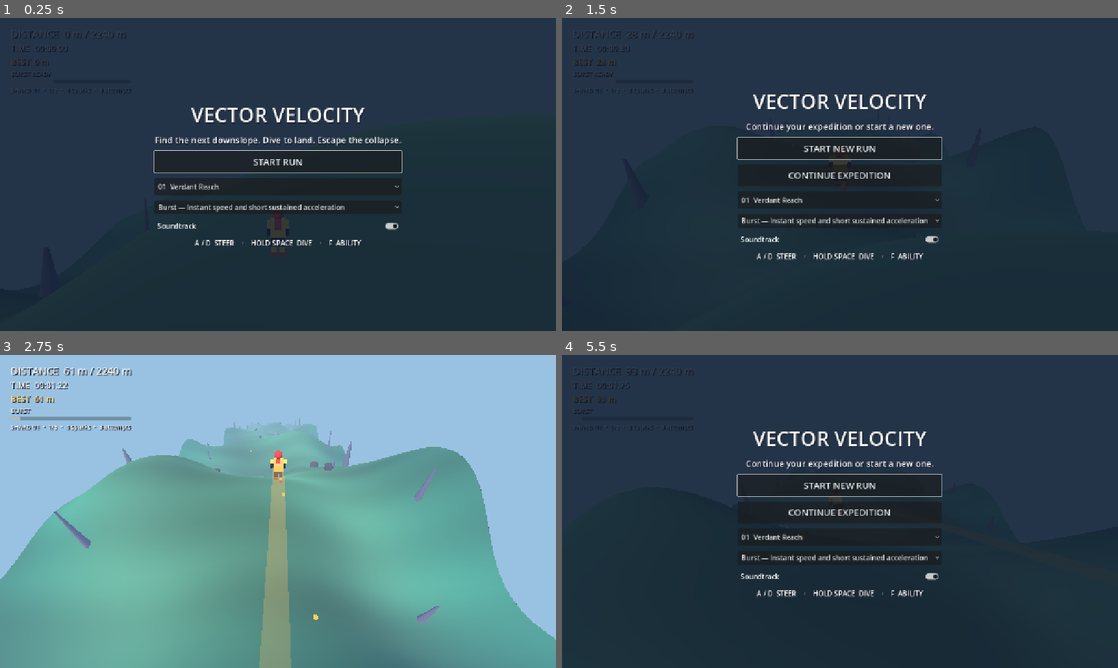
Above: before the commit, frames 1-4 (two rows, left to right).
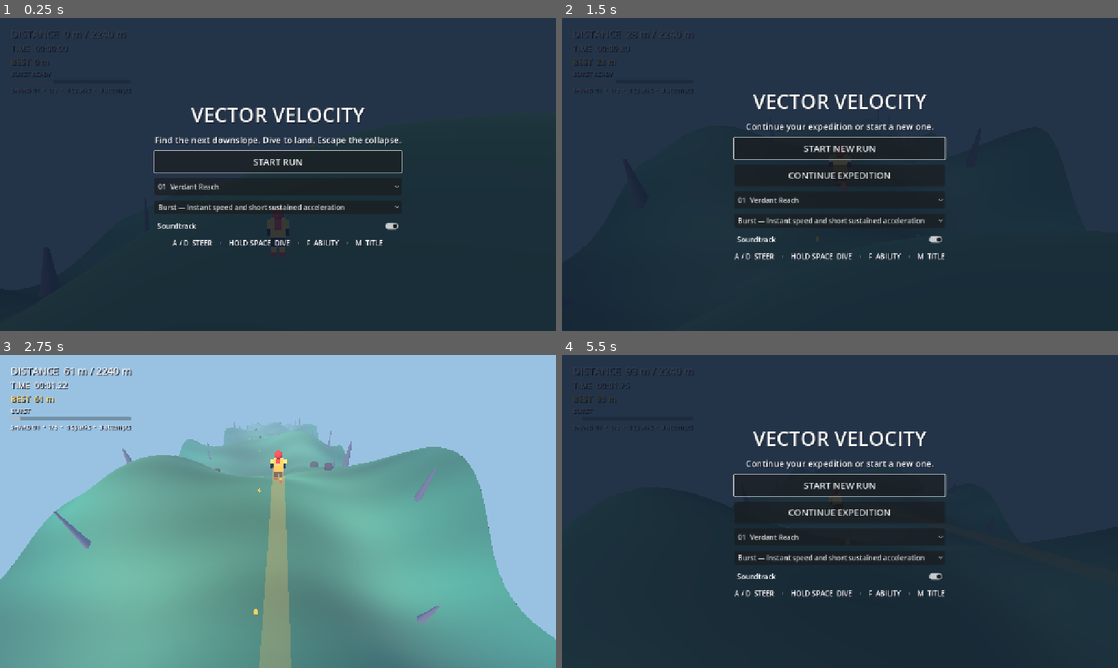
Above: after the commit, the same moments.

Repository: Unborne-Fetus/Cracked
Game: Godot game, scene res://scenes/main.tscn
The game is run twice, just before and just after one commit, with the same random seed, the same clock (stepped at 60 frames per second) and the same inputs.
Inputs (mouse positions are in pixels of both pictures, inside the frame that each line leads up to):
- Up to frame 1 (0.25 s): no input
- Up to frame 2 (1.5 s): click "START RUN" at 0.5 s; tap Enter at 1.25 s; move the mouse to (962, 158) at 1.27 s; hold Right from 1.28 s (still down); tap M at 1.35 s; click (962, 158) at 1.42 s
- Up to frame 3 (2.75 s): tap Space at 1.52 s; release Right at 2 s; drag from (166, 527) to (250, 574) at 2.02 s
- Up to frame 4 (5.5 s): move the mouse to (895, 442) at 2.77 s; hold Right 2.78-3.5 s; tap F at 2.85 s; tap M at 3.05, 5.3 s; click "START NEW RUN" at 3.5 s; drag from (812, 574) to (673, 464) at 4.27 s; move the mouse to (1006, 558) at 5.02 s; hold Left from 5.03 s (still down); hold Shift from 5.03 s (still down); tap Space at 5.27 s

The runs differ from the first frame. In frame 1, 0.4% of the frame differs, in the area x 31-69%, y 40-73%; in frame 2, 1.2%; in frame 3, less than 0.1%; in frame 4, 1.3%, in the area x 30-70%, y 38-78%.

Commit message:
Polish high-speed physics, ravine navigation and differentiated guardian encounters

Diff:
--- a/scripts/course.gd
+++ b/scripts/course.gd
@@ -196,7 +196,7 @@
 		for i in range(1 if route_style == 3 else (6 if route_style == 4 else 3 + mini(stage - 1, 2))):
 			var at := start + 20.0 + float(i) * 23.0 + rng.randf_range(-4.0, 4.0)
 			var across := rng.randf_range(-65.0, 65.0)
-			if not has_ground(across, at) or absf(across) < 9.0:
+			if not has_ground(across, at) or absf(across - guide_x(at)) < 12.0 or absf(across) < 9.0:
 				continue
 			var radius := rng.randf_range(2.0, 4.8)
 			var rock := MeshInstance3D.new()
@@ -211,7 +211,7 @@
 	for i in range(6):
 		var across := (-1.0 if i % 2 == 0 else 1.0) * rng.randf_range(72.0, 99.0)
 		var at := start + 12.0 + float(i) * 23.0
-		if not has_ground(across, at):
+		if not has_ground(across, at) or absf(across - guide_x(at)) < 12.0:
 			continue
 		var spire := MeshInstance3D.new()
 		spire.mesh = ridge_mesh
@@ -226,7 +226,7 @@
 	if index >= 0 and start < length - 80.0:
 		for i in range(3):
 			var at := start + 24.0 + float(i) * 48.0
-			var across := sin(float(index * 3 + i) * 0.62 + phase) * 24.0
+			var across := guide_x(at) + sin(float(index * 3 + i) * 0.62 + phase) * 7.0
 			if not has_ground(across, at):
 				var hole := gap_rect(index)
 				across = 80.0 if hole.position.x < -100.0 else -80.0
@@ -240,6 +240,13 @@
 			spark.scale = Vector3(1.0, 1.55, 1.0)
 			node.add_child(spark)
 			sparks.append({"point": Vector3(across, height, -at), "node": spark, "used": false})
+			if route_style in [2, 4] and i == 1:
+				var airborne := MeshInstance3D.new()
+				airborne.mesh = spark_mesh
+				airborne.material_override = spark_material
+				airborne.position = Vector3(across, height + 8.0, -(at - start))
+				node.add_child(airborne)
+				sparks.append({"point": Vector3(across, height + 8.0, -at), "node": airborne, "used": false})
 	chunks[index] = {"node": node, "rocks": rocks, "sparks": sparks}
 
 func _cliff(st: SurfaceTool, a: Vector2, b: Vector2, start: float) -> void:
@@ -308,3 +315,29 @@
 				instance.hide()
 				gained += 2
 	return gained
+
+# Look ahead far enough for a player moving at the maximum speed to steer.
+func next_gap(s: float, look: float = 420.0) -> Rect2:
+	var first := int(floor(s / CHUNK))
+	var last := int(floor((s + look) / CHUNK))
+	for index in range(first, last + 1):
+		var gap := gap_rect(index)
+		if gap.has_area() and gap.end.y >= s and gap.position.y <= s + look:
+			return gap
+	return Rect2()
+
+func safe_lane(gap: Rect2) -> float:
+	if not gap.has_area():
+		return 0.0
+	if gap.position.x <= -HALF_WIDTH + 0.1:
+		return (gap.end.x + HALF_WIDTH) * 0.5
+	return (-HALF_WIDTH + gap.position.x) * 0.5
+
+# A smoothly approaching route, visible through pickups and used by tests.
+func guide_x(s: float) -> float:
+	var gap := next_gap(s - 55.0, 480.0)
+	if not gap.has_area():
+		return 0.0
+	var approach := smoothstep(gap.position.y - 300.0, gap.position.y - 65.0, s)
+	var release := 1.0 - smoothstep(gap.end.y + 15.0, gap.end.y + 115.0, s)
+	return safe_lane(gap) * approach * release
--- a/scripts/game.gd
+++ b/scripts/game.gd
@@ -25,6 +25,9 @@
 var trial_label: Label
 var last_guardian_clean := 0
 var paused_from := "running"
+var navigation_label: Label
+var title_button: Button
+var guidance_enabled := true
 var course: Node3D
 var runner: Node3D
 var camera: Camera3D
@@ -261,7 +264,7 @@
 		if expedition.complete:
 			unlocked_shard = maxi(unlocked_shard, mini(expedition.shard + 1, Expedition.SHARD_COUNT))
 			_save()
-			_show("shard_complete", "SHARD CLEARED  /  " + rank, "%s  •  %.0f m in %.1f s" % [expedition.title(), expedition.total_distance, expedition.total_time], "NEXT SHARD" if expedition.shard < Expedition.SHARD_COUNT else "NEW EXPEDITION")
+			_show("shard_complete", "SHARD CLEARED  /  " + rank, "%s  •  %.0f m in %.1f s  •  Guardian %s" % [expedition.title(), expedition.total_distance, expedition.total_time, guardian.call("grade")], "NEXT SHARD" if expedition.shard < Expedition.SHARD_COUNT else "NEW EXPEDITION")
 		else:
 			_show("complete", "WORLD CLEARED  /  " + rank, "%d perfect landings  •  %d attempts left%s" % [runner.get("perfect_landings"), lives, ("  •  TRIAL " + ("PASSED" if expedition.trial_success else "MISSED")) if expedition.route == 4 else ""], "NEXT WORLD")
 
@@ -348,6 +351,8 @@
 	stats.add_child(boss_label)
 	trial_label = _label("", 15)
 	stats.add_child(trial_label)
+	navigation_label = _label("", 15)
+	stats.add_child(navigation_label)
 	cue_label = _label("", 24)
 	root.add_child(cue_label)
 	cue_label.set_anchors_preset(Control.PRESET_CENTER_BOTTOM)
@@ -464,12 +469,15 @@
 	menu_button = _button("RESTART RUN")
 	stack.add_child(menu_button)
 	menu_button.pressed.connect(func() -> void: _new_expedition(); _start())
+	title_button = _button("RETURN TO TITLE")
+	title_button.pressed.connect(_return_to_title)
+	stack.add_child(title_button)
 	music_button = CheckButton.new()
 	music_button.text = "Soundtrack"
 	music_button.set_pressed_no_signal(music_enabled)
 	music_button.toggled.connect(func(v: bool) -> void: music_enabled = v; _configure_music(); _save())
 	stack.add_child(music_button)
-	var hint := _label("A / D  STEER    ·    HOLD SPACE  DIVE    ·    F  ABILITY", 16)
+	var hint := _label("A / D  STEER    ·    HOLD SPACE  DIVE    ·    F  ABILITY    ·    M  TITLE", 16)
 	hint.horizontal_alignment = HORIZONTAL_ALIGNMENT_CENTER
 	stack.add_child(hint)
 
@@ -479,11 +487,18 @@
 	time_label.text = "TIME  %02d:%05.2f" % [int(elapsed / 60.0), fmod(elapsed, 60.0)]
 	best_label.text = "BEST  %d m" % int(maxf(best, s))
 	energy_meter.value = float(runner.get("energy"))
-	energy_label.text = str(Expedition.ABILITIES[expedition.ability]).to_upper() + (" READY" if energy_meter.value >= float(runner.call("boost_cost")) else "")
+	var able := energy_meter.value >= float(runner.call("boost_cost")) and float(runner.get("cooldown")) <= 0.0 and float(runner.get("energy_lock")) <= 0.0
+	energy_label.text = str(Expedition.ABILITIES[expedition.ability]).to_upper() + (" READY" if able else "")
 	boss_label.visible = expedition.guardian()
-	boss_label.text = "%s  •  PHASE %d / 3  •  %s" % [guardian.call("boss_name"), int(guardian.get("phase")) + 1, guardian.call("instruction")]
+	boss_label.text = "%s  •  PHASE %d / 3  •  %s" % [guardian.call("boss_name"), int(guardian.get("phase")) + 1, guardian.call("instruction_detail")]
 	trial_label.visible = expedition.route == 4
-	trial_label.text = expedition.trial_text() if expedition.route == 4 else ""
+	var progress_values: Array = [runner.get("perfect_landings"), int(runner.get("peak_speed")), expedition.pending_currency, runner.get("peak_chain")]
+	trial_label.text = expedition.trial_text() + "  •  %d/%d" % [int(progress_values[expedition.trial_kind]), expedition.trial_target()] if expedition.route == 4 else ""
+	var gap: Rect2 = course.call("next_gap", s, 420.0)
+	navigation_label.visible = guidance_enabled and gap.has_area() and status == "running"
+	if navigation_label.visible:
+		var side := "RIGHT" if float(course.call("safe_lane", gap)) > 0.0 else "LEFT"
+		navigation_label.text = "RAVINE %dm  •  BYPASS %s" % [maxi(0, int(gap.position.y - s)), side]
 	expedition_label.text = "SHARD %02d  •  %d/%d  •  %d sparks  •  %d attempts" % [expedition.shard, expedition.world, Expedition.WORLDS_PER_SHARD, expedition.currency + expedition.pending_currency, expedition.attempts]
 	cue_label.text = str(runner.get("cue"))
 	cue_label.visible = float(runner.get("cue_time")) > 0.0 and status == "running"
@@ -508,6 +523,8 @@
 			route_buttons[i].visible = expedition.world < Expedition.WORLDS_PER_SHARD - 1 or i < 3
 	action_button.visible = value not in ["complete", "rest"]
 	menu_button.visible = value != "ready"
+	title_button.visible = value != "ready"
+	navigation_label.hide()
 	touch_controls.hide()
 	cue_label.hide()
 	if value == "complete":
@@ -594,10 +611,7 @@
 				_toggle_pause()
 				get_viewport().set_input_as_handled()
 			KEY_M:
-				if status != "ready":
-					_store_checkpoint()
-					_refresh_shard_picker()
-					_show("ready", "VECTOR VELOCITY", "Continue your expedition or start a new one.", "START NEW RUN")
+				_return_to_title()
 				get_viewport().set_input_as_handled()
 			KEY_R:
 				_new_expedition()
@@ -677,3 +691,11 @@
 		_start()
 	else:
 		_show("lost", "EXPEDITION ENDED", "No attempts remaining.", "NEW EXPEDITION")
+
+func _return_to_title() -> void:
+	if status == "ready":
+		return
+	_store_checkpoint()
+	_refresh_shard_picker()
+	ability_picker.select(ability_setting)
+	_show("ready", "VECTOR VELOCITY", "Continue your expedition or start a new one.", "START NEW RUN")
--- a/scripts/guardian.gd
+++ b/scripts/guardian.gd
@@ -14,6 +14,11 @@
 var guardian: MeshInstance3D
 var warning_mat: StandardMaterial3D
 var cleared_clean := 0
+var clean_chain := 0
+var best_clean_chain := 0
+var next_distance := 0.0
+const EFFECTS := [0, 4, 1, 2, 3, 2, 4, 1, 3, 0]
+const EFFECT_NAMES := ["MOMENTUM LOSS", "ENERGY DRAIN", "CROSSWIND", "ABILITY JAM", "DOWNDRAFT"]
 const NAMES := ["Rift Warden", "Sky Weaver", "Pulse Engine", "Crown of Wind", "The Divide", "Storm Loom", "Glass Serpent", "Horizon Breaker", "Twin Echo", "Last Sentinel"]
 const PROGRAMS := [[0,1,0,2,1,4], [3,0,3,5,1,3], [2,0,2,4,2,1], [1,3,1,5,3,4], [1,2,1,4,1,5], [0,5,2,5,3,4], [3,2,3,1,5,0], [4,1,4,3,4,2], [2,5,2,0,5,1], [0,1,2,3,4,5]]
 const PATTERN_NAMES := ["LANE WAVE", "SAFE CORRIDOR", "SPLIT WAVE", "AERIAL FIELD", "LOW BARRIER", "CROSSWIND"]
@@ -53,6 +58,9 @@
 	next_s = 300.0
 	cleared = 0
 	cleared_clean = 0
+	clean_chain = 0
+	best_clean_chain = 0
+	next_distance = next_s
 	hit_count = 0
 	phase = 0
 	pattern = 0
@@ -84,11 +92,22 @@
 func boss_name() -> String:
 	return NAMES[posmod(shard - 1, NAMES.size())]
 
-func _plan(limit: float) -> void:
+func _plan(limit: float, course: Node3D) -> void:
 	phase = clampi(int(next_s / maxf(1.0, limit) * 3.0), 0, 2)
 	var program: Array = PROGRAMS[clampi(shard - 1, 0, PROGRAMS.size() - 1)]
 	pattern = int(program[posmod(cleared + phase, mini(program.size(), 2 + phase * 2))])
 	lane = lane_for(cleared)
+	# Never put a corridor-only wave across the only supported bypass.
+	var gap: Rect2 = course.call("gap_rect", int(floor(next_s / 160.0)))
+	if gap.has_area() and next_s >= gap.position.y - 12.0 and next_s <= gap.end.y + 12.0:
+		var bypass: float = course.call("safe_lane", gap)
+		if pattern in [1, 5]:
+			lane = bypass
+		elif pattern == 2:
+			pattern = 0
+			lane = -bypass
+		elif pattern in [0, 3, 4]:
+			lane = -bypass
 	safe_center = lane
 
 func _place(mesh: MeshInstance3D, course: Node3D, center: float, width: float, height: float) -> void:
@@ -107,24 +126,28 @@
 	if next_s > limit - 60.0:
 		hide()
 		return
-	_plan(limit)
+	_plan(limit, course)
 	while s >= next_s and next_s <= limit - 60.0:
 		var ratio := clampf((next_s + old.z) / maxf(0.001, s + old.z), 0.0, 1.0)
 		var crossing := old.lerp(runner.position, ratio)
 		var height := crossing.y - float(course.call("elevation", crossing.x, next_s))
 		if pattern_hits(pattern, crossing.x, height, lane) and float(runner.get("protected_time")) <= 0.0:
-			runner.call("apply_guardian_hit")
+			runner.call("apply_guardian_hit", effect_for(), -signf(crossing.x) if absf(crossing.x) > 1.0 else 1.0)
 			hit_count += 1
+			clean_chain = 0
 		else:
 			cleared_clean += 1
-			runner.set("energy", minf(100.0, float(runner.get("energy")) + 8.0))
+			clean_chain += 1
+			best_clean_chain = maxi(best_clean_chain, clean_chain)
+			runner.set("energy", minf(100.0, float(runner.get("energy")) + 8.0 + minf(6.0, float(clean_chain))))
 		cleared += 1
 		next_s += maxf(115.0, 220.0 - float(phase) * 35.0 - float(shard - 1) * 3.0 + (30.0 if pattern == 4 else 0.0))
-		_plan(limit)
+		_plan(limit, course)
 	if next_s > limit - 60.0:
 		hide()
 		return
 	var distance := next_s - s
+	next_distance = maxf(0.0, distance)
 	guardian.position = Vector3(lane * 0.65, float(course.call("elevation", lane * 0.65, s + 125.0)) + 34.0, -(s + 125.0))
 	guardian.rotation.z += 0.025
 	warning_mat.albedo_color = Color(0.70, 0.38, 1.0, 0.85) if pattern in [3, 5] else Color(1.0, 0.34, 0.2, 0.85 if distance < 70.0 else 0.50)
@@ -155,3 +178,15 @@
 
 func instruction() -> String:
 	return PATTERN_NAMES[clampi(pattern, 0, PATTERN_NAMES.size() - 1)]
+
+func effect_for() -> int:
+	return posmod(cleared + phase, EFFECT_NAMES.size()) if shard == 10 else int(EFFECTS[clampi(shard - 1, 0, EFFECTS.size() - 1)])
+
+func grade() -> String:
+	if cleared == 0:
+		return "C"
+	var ratio := float(cleared_clean) / float(cleared)
+	return "S" if ratio >= 0.90 else ("A" if ratio >= 0.75 else ("B" if ratio >= 0.50 else "C"))
+
+func instruction_detail() -> String:
+	return "%s  •  %s  •  %dm" % [instruction(), EFFECT_NAMES[effect_for()], int(next_distance)]
--- a/scripts/runner.gd
+++ b/scripts/runner.gd
@@ -56,6 +56,9 @@
 var safe_position := Vector3.ZERO
 var cooldown := 0.0
 var course_route := 0
+var gust_time := 0.0
+var gust_direction := 0.0
+var energy_lock := 0.0
 
 func _ready() -> void:
 	model = Node3D.new()
@@ -163,6 +166,9 @@
 	last_motion = Vector3.ZERO
 	protected_time = 0.0
 	air_charge = 0.0
+	gust_time = 0.0
+	gust_direction = 0.0
+	energy_lock = 0.0
 	peak_speed = START_SPEED
 	peak_chain = 0
 	impacts = 0
@@ -188,12 +194,12 @@
 func progress() -> float:
 	return -position.z
 
-static func ground_speed(v: float, slope: float, dt: float) -> float:
+static func ground_speed(v: float, slope: float, dt: float, cap: float = MAX_SPEED) -> float:
 	# Maintain a strong running pace; downhill tangent gravity builds speed.
 	var slope_force := -slope * (65.0 if slope < 0.0 else 22.0)
 	var drive := 9.0 * (1.0 - v / 65.0)
 	var drag := 0.00010 * v * v
-	return clampf(v + (slope_force + drive - drag) * dt, 22.0, MAX_SPEED)
+	return clampf(v + (slope_force + drive - drag) * dt, 22.0, cap)
 
 static func should_launch(v: float, curve: float, slope: float) -> bool:
 	return v * v * curve < -GRAVITY * pow(1.0 + slope * slope, 1.5) * 0.82
@@ -209,20 +215,20 @@
 		return "OK"
 	return "BAD"
 
-static func landing_speed(v: Vector3, n: Vector3, slope: float, dive: bool) -> float:
+static func landing_speed(v: Vector3, n: Vector3, slope: float, dive: bool, cap: float = MAX_SPEED) -> float:
 	var quality := landing_quality(v, n, slope)
 	var tangent := v - n * v.dot(n)
 	var forward := maxf(0.0, -tangent.z)
 	var horizontal := maxf(0.0, -v.z)
 	match quality:
 		"PERFECT":
-			return clampf(maxf(horizontal, forward) * 1.12 + (8.0 if dive else 4.0), 22.0, MAX_SPEED)
+			return clampf(maxf(horizontal, forward) * 1.12 + (8.0 if dive else 4.0), 22.0, cap)
 		"GOOD":
-			return clampf(maxf(horizontal * 0.98, forward) + 2.5, 22.0, MAX_SPEED)
+			return clampf(maxf(horizontal * 0.98, forward) + 2.5, 22.0, cap)
 		"OK":
-			return clampf(horizontal * 0.82, 22.0, MAX_SPEED)
+			return clampf(horizontal * 0.82, 22.0, cap)
 		_:
-			return clampf(horizontal * 0.52, 22.0, MAX_SPEED)
+			return clampf(horizontal * 0.52, 22.0, cap)
 
 func apply_upgrades(values: Dictionary, ability_value: int = 0) -> void:
 	upgrades = values.duplicate()
@@ -258,7 +264,7 @@
 	boost_queued = true
 
 func _activate_boost() -> bool:
-	if energy < boost_cost() or boost_time > 0.0 or cooldown > 0.0:
+	if energy < boost_cost() or boost_time > 0.0 or cooldown > 0.0 or energy_lock > 0.0:
 		return false
 	energy -= boost_cost()
 	boost_time = float([0.65, 1.35, 0.65, 0.85][ability]) + float(rank_of("boosttime")) * 0.18
@@ -316,10 +322,12 @@
 	land_lock = maxf(0.0, land_lock - dt)
 	protected_time = maxf(0.0, protected_time - dt)
 	cooldown = maxf(0.0, cooldown - dt)
+	gust_time = maxf(0.0, gust_time - dt)
+	energy_lock = maxf(0.0, energy_lock - dt)
 	var old := position
 	var s := -position.z
 	var g: Vector2 = course.call("grade", position.x, s)
-	var target_lateral := steer * minf(76.0, speed * 0.66) * (1.0 + float(rank_of("steer")) * 0.08)
+	var target_lateral := steer * minf(76.0, speed * 0.66) * (1.0 + float(rank_of("steer")) * 0.08) + (gust_direction * 12.0 if gust_time > 0.0 else 0.0)
 	lateral = lerpf(lateral, target_lateral, 1.0 - exp(-dt * (8.0 if grounded else 4.0) * (1.0 + float(rank_of("steer")) * 0.15 + (float(rank_of("wind")) * 0.17 if not grounded else 0.0))))
 	if boost_queued:
 		_activate_boost()
@@ -328,8 +336,8 @@
 		speed = minf(speed_limit(), speed + boost_accel() * dt)
 		boost_time = maxf(0.0, boost_time - dt)
 	if grounded:
-		var next_speed := ground_speed(minf(speed, MAX_SPEED), g.y, dt)
-		var change := next_speed - minf(speed, MAX_SPEED)
+		var next_speed := ground_speed(speed, g.y, dt, speed_limit())
+		var change := next_speed - speed
 		if change < 0.0 and g.y > 0.0:
 			change *= 1.0 - float(rank_of("coast")) * 0.13
 		var extra := float(rank_of("sprint")) * 1.5 * dt * (1.0 - smoothstep(50.0, 120.0, speed)) + float(rank_of("threshold")) * 2.0 * dt * smoothstep(80.0, 150.0, speed)
@@ -375,22 +383,13 @@
 			return
 		# Substeps and a bracketed crossing prevent tunneling at high speed.
 		if support and next.y <= next_floor and (land_lock <= 0.0 or vy < 0.0):
-			var low := 0.0
-			var high := 1.0
-			for i in range(9):
-				var mid := (low + high) * 0.5
-				var p := old.lerp(next, mid)
-				if not bool(course.call("has_ground", p.x, -p.z)) or p.y > float(course.call("elevation", p.x, -p.z)) + FOOT:
-					low = mid
-				else:
-					high = mid
-			position = old.lerp(next, high)
+			position = contact_point(course, old, next)
 			var normal: Vector3 = course.call("normal_at", position.x, -position.z)
 			var slope: Vector2 = course.call("grade", position.x, -position.z)
 			var velocity := Vector3(lateral, vy, -speed)
 			var quality := landing_quality(velocity, normal, slope.y)
 			if air_time >= 0.10:
-				var landing_result := landing_speed(velocity, normal, slope.y, diving)
+				var landing_result := landing_speed(velocity, normal, slope.y, diving, speed_limit())
 				if landing_result < speed:
 					landing_result = lerpf(landing_result, speed, float(rank_of("landing")) * 0.13 + (0.12 if has_set(["landing", "impact", "guardian"]) else 0.0))
 				speed = landing_result
@@ -450,13 +449,28 @@
 		cue = "MOMENTUM LOST"
 		cue_time = 0.65
 
-func apply_guardian_hit() -> void:
+func apply_guardian_hit(effect: int = 0, direction: float = 1.0) -> void:
 	if protected_time > 0.0:
 		return
 	impacts += 1
 	speed = maxf(22.0, speed * (0.68 + float(rank_of("guardian")) * 0.08))
 	flow_chain = 0
-	cue = "GUARDIAN WAVE"
+	match effect:
+		1:
+			energy = maxf(0.0, energy - 20.0)
+			cue = "ENERGY DRAIN"
+		2:
+			gust_time = 0.8
+			gust_direction = signf(direction)
+			cue = "CROSSWIND"
+		3:
+			energy_lock = 1.4
+			cue = "ABILITY JAMMED"
+		4:
+			if not grounded: vy = minf(vy, -14.0)
+			cue = "DOWNDRAFT"
+		_:
+			cue = "GUARDIAN WAVE"
 	cue_time = 0.7
 
 func _pose(dt: float, course: Node3D) -> void:
@@ -512,25 +526,29 @@
 	var predicted_lateral := lateral
 	var steer := _steer()
 	var remaining_boost := boost_time
+	var lock := land_lock
 	var step := 1.0 / 120.0
 	for i in range(360):
+		lock = maxf(0.0, lock - step)
 		var was_boosting := remaining_boost > 0.0
 		if was_boosting:
 			forward = minf(speed_limit(), forward + boost_accel() * step)
 			remaining_boost = maxf(0.0, remaining_boost - step)
 		vertical -= flight_gravity(dive or (ability == 2 and remaining_boost > 0.0), remaining_boost) * step
 		forward = maxf(22.0, forward - air_drag() * step)
-		var target_lateral := steer * minf(76.0, forward * 0.66) * (1.0 + float(rank_of("steer")) * 0.08)
+		var target_lateral := steer * minf(76.0, forward * 0.66) * (1.0 + float(rank_of("steer")) * 0.08) + (gust_direction * 12.0 if gust_time > float(i + 1) * step else 0.0)
 		predicted_lateral = lerpf(predicted_lateral, target_lateral, 1.0 - exp(-step * 4.0 * (1.0 + float(rank_of("steer")) * 0.15 + float(rank_of("wind")) * 0.17)))
 		var next := p + Vector3(predicted_lateral, vertical, -forward) * step
 		var floor_y: float = course.call("elevation", next.x, -next.z)
 		var supported: bool = course.call("has_ground", next.x, -next.z)
-		if supported and next.y <= floor_y + FOOT:
+		if supported and next.y <= floor_y + FOOT and (lock <= 0.0 or vertical < 0.0):
 			if not bool(course.call("has_ground", p.x, -p.z)) and next.y < floor_y - 0.5:
 				return {}
-			var n: Vector3 = course.call("normal_at", next.x, -next.z)
-			var slope: Vector2 = course.call("grade", next.x, -next.z)
-			return {"point": Vector3(next.x, floor_y, next.z), "normal": n, "quality": landing_quality(Vector3(predicted_lateral, vertical, -forward), n, slope.y)}
+			var contact := contact_point(course, p, next)
+			var n: Vector3 = course.call("normal_at", contact.x, -contact.z)
+			var slope: Vector2 = course.call("grade", contact.x, -contact.z)
+			contact.y = float(course.call("elevation", contact.x, -contact.z))
+			return {"point": contact, "normal": n, "quality": landing_quality(Vector3(predicted_lateral, vertical, -forward), n, slope.y), "seconds": float(i + 1) * step}
 		if next.y < floor_y - 32.0 or absf(next.x) > 125.0:
 			return {}
 		p = next
@@ -576,3 +594,15 @@
 				return
 	fallen = true
 	landing_marker.hide()
+
+static func contact_point(course: Node3D, a: Vector3, b: Vector3) -> Vector3:
+	var low := 0.0
+	var high := 1.0
+	for i in range(10):
+		var mid := (low + high) * 0.5
+		var p := a.lerp(b, mid)
+		if not bool(course.call("has_ground", p.x, -p.z)) or p.y > float(course.call("elevation", p.x, -p.z)) + FOOT:
+			low = mid
+		else:
+			high = mid
+	return a.lerp(b, high)
--- a/tests/flow.gd
+++ b/tests/flow.gd
@@ -263,6 +263,63 @@
 		_fail("Full physics route traversal exceeded 120 seconds.")
 		return
 	print("Full physics route traversal: %.1f seconds" % traversal_time)
+	# Test high-speed items, warning geometry and distinct guardian responses.
+	if rules.landing_speed(Vector3(0.0, -20.0, -270.0), Vector3(0.0, 1.0, -0.1).normalized(), -0.2, true, 295.0) <= 250.0:
+		_fail("Redline speed cap lost on landing.")
+		return
+	runner.call("reset", course)
+	runner.call("apply_upgrades", {}, 0)
+	runner.set("energy", 80.0)
+	runner.call("apply_guardian_hit", 1, 1.0)
+	if float(runner.get("energy")) != 60.0:
+		_fail("Guardian drain effect failed.")
+		return
+	runner.call("apply_guardian_hit", 3, 1.0)
+	if float(runner.get("energy_lock")) <= 0.0 or bool(runner.call("_activate_boost")):
+		_fail("Guardian ability jam failed.")
+		return
+	runner.call("apply_guardian_hit", 2, -1.0)
+	if float(runner.get("gust_time")) <= 0.0 or float(runner.get("gust_direction")) != -1.0:
+		_fail("Guardian gust effect failed.")
+		return
+	# Test the safe route geometry without building all 50 worlds.
+	for style in [0, 1, 2, 4]:
+		course.set("route_style", style)
+		for index in range(3, 10):
+			var hole: Rect2 = course.call("gap_rect", index)
+			if not hole.has_area():
+				continue
+			var safe: float = course.call("safe_lane", hole)
+			if not bool(course.call("has_ground", safe, hole.get_center().y)) or absf(float(course.call("guide_x", hole.get_center().y)) - safe) > 0.1:
+				_fail("Ravine guidance leaves supported terrain.")
+				return
+	# Traverse a route with actual ravines using steering, dive and boost.
+	course.call("reset", 72819, 1, 1, false)
+	runner.call("reset", course)
+	runner.call("apply_upgrades", {}, 0)
+	var hazard_length: float = course.get("length")
+	var streamed := -1
+	for frame in range(120 * 150):
+		var progress: float = runner.call("progress")
+		if progress >= hazard_length:
+			break
+		if bool(runner.get("fallen")):
+			_fail("Guided ravine route fell into void.")
+			return
+		var chunk_id := int(floor(progress / 160.0))
+		if chunk_id != streamed:
+			course.call("stream", progress)
+			streamed = chunk_id
+		var goal: float = course.call("guide_x", progress + 45.0)
+		var steer := clampf((goal - runner.position.x) / 14.0 - float(runner.get("lateral")) * 0.012, -1.0, 1.0)
+		if float(runner.get("energy")) >= float(runner.call("boost_cost")) and float(runner.get("speed")) < 70.0 and float(runner.get("cooldown")) <= 0.0:
+			runner.call("request_boost")
+		var dive_now := not bool(runner.get("grounded")) and float(runner.get("vy")) < -6.0
+		runner.call("_step", 1.0 / 120.0, course, steer, dive_now)
+	if float(runner.call("progress")) < hazard_length:
+		_fail("Ravine route did not finish.")
+		return
+	print("Guided ravine route traversal passed")
 	# Test the scene's real state transitions with controlled finish positions,
 	# rather than claiming a full human playthrough.
 	game.call("_new_expedition")
Not shown, changed: CHANGELOG.md
